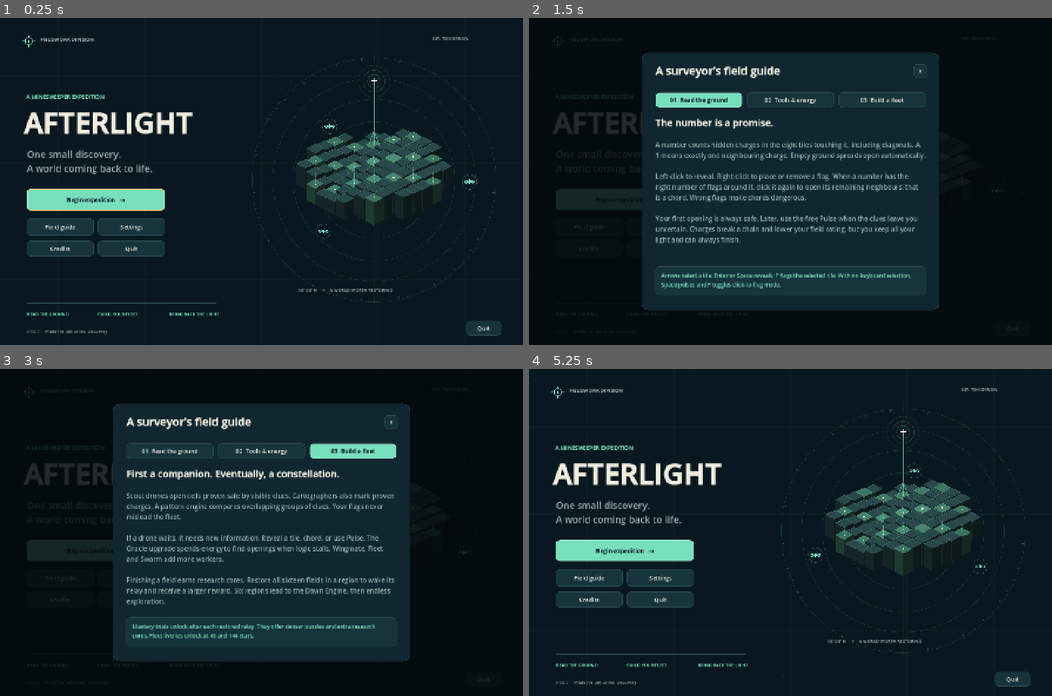
Above: before the commit, frames 1-4 (two rows, left to right).
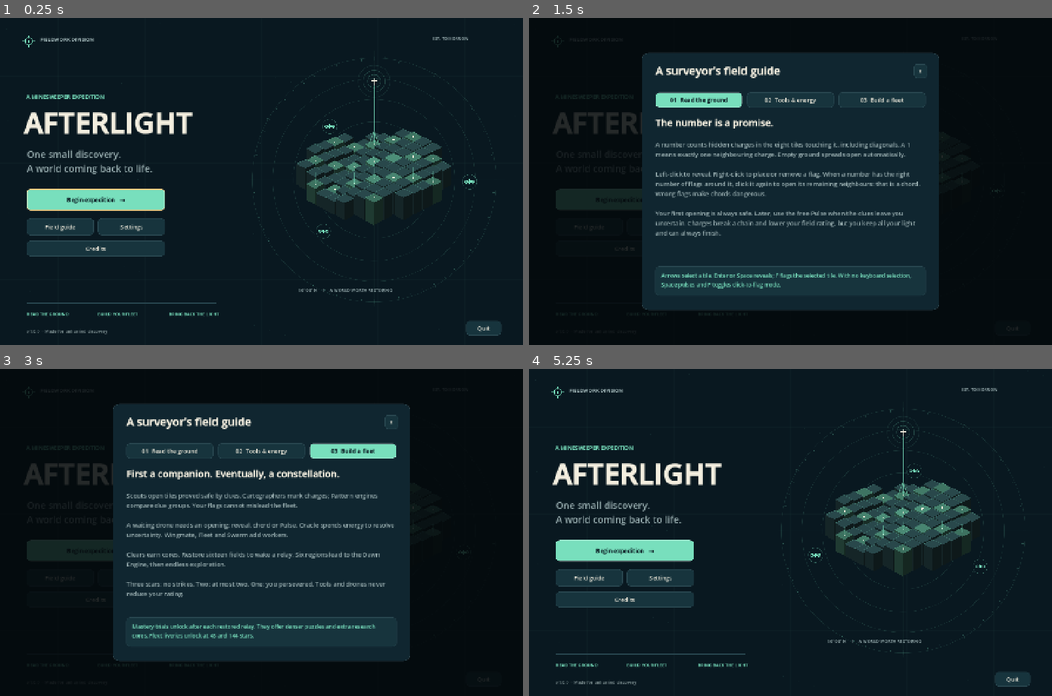
Above: after the commit, the same moments.

Repository: skius/minesweeper-incremental
Game: Godot game, scene res://game/main.tscn
Same seed, same stepped clock (60 frames per second), same inputs: the game is played once before the commit and once after it.
Inputs:
- Up to frame 1 (0.25 s): no input
- Up to frame 2 (1.5 s): click "Field guide" at 0.5 s; click "Credits" at 1.25 s
- Up to frame 3 (3 s): click "01 Read the ground" at 2 s; click "03 Build a fleet" at 2.75 s
- Up to frame 4 (5.25 s): click "Begin expedition →" at 3.5 s; click "Begin expedition →" at 4.25 s; click "×" at 5 s

The runs differ from the first frame. In frame 1, 0.1% of the frame differs, in the area x 9-27%, y 68-73%; in frame 2, 4.9%; in frame 3, 5.0%, in the area x 9-76%, y 37-77%; in frame 4, 0.1%.

Commit message:
Polish final layouts, verify release saves and document native playtesting

Diff:
--- a/game/ui/app.gd
+++ b/game/ui/app.gd
@@ -106,6 +106,7 @@
 	if bold:
 		label.add_theme_font_override("font",font_bold)
 	label.mouse_filter = MOUSE_FILTER_IGNORE
+	label.set_meta("layout_height",rect.size.y)
 	parent.add_child(label)
 	return label
 
@@ -119,6 +120,7 @@
 	label.add_theme_color_override("font_color",color)
 	label.vertical_alignment = VERTICAL_ALIGNMENT_TOP
 	label.mouse_filter = MOUSE_FILTER_IGNORE
+	label.set_meta("layout_height",rect.size.y)
 	parent.add_child(label)
 	return label
 
@@ -211,8 +213,7 @@
 		button(ui,"New expedition",Rect2(74,y+60,184,43),confirm_new_game)
 		button(ui,"Credits",Rect2(270,y+60,184,43),show_credits)
 	else:
-		button(ui,"Credits",Rect2(74,y+62,184,43),show_credits)
-		button(ui,"Quit",Rect2(270,y+62,184,43),quit_game)
+		button(ui,"Credits",Rect2(74,y+62,380,43),show_credits)
 	rule(ui,Vector2(74,785),520)
 	label_at(ui,"READ THE GROUND",Rect2(74,807,190,23),12,Palette.MINT,true)
 	label_at(ui,"BUILD YOUR FLEET",Rect2(269,807,190,23),12,Palette.MINT,true)
@@ -459,11 +460,11 @@
 			if not b.disabled:
 				b.add_theme_stylebox_override("normal",Palette.box(Palette.MINT.darkened(0.78),6,Palette.MINT.darkened(0.35)))
 
-func on_cell(i: int, right: bool) -> void:
+func on_cell(i: int, right: bool, keyboard_reveal: bool = false) -> void:
 	if modal_kind != "" or session.finished:
 		return
 	get_viewport().gui_release_focus()
-	if right or (settings.flag_mode and selected_tool == ""):
+	if right or (settings.flag_mode and selected_tool == "" and not keyboard_reveal):
 		session.flag(i)
 	elif selected_tool != "":
 		if session.use_tool(selected_tool,i):
@@ -593,16 +594,18 @@
 		save_pending = true
 		save_delay = 1.0
 
-func save_game() -> void:
+func save_game() -> bool:
 	if session == null:
-		return
-	if store.write_session(session):
+		return true
+	var success := store.write_session(session)
+	if success:
 		save_status = "All progress saved"
 	else:
 		save_status = "Save needs attention"
 		toast(store.last_error,8)
 	autosave_clock = 0
 	save_pending = false
+	return success
 
 func toast(message: String, duration: float = 3.5) -> void:
 	wipe(toast_layer)
@@ -726,10 +729,10 @@
 		tip = "1 Pulse    2 Crossbeam    3 Horizon    4 Nova    5 Overdrive\nNumbers refer to keyboard shortcuts; tool buttons show their energy cost."
 	else:
 		title = "First a companion. Eventually, a constellation."
-		body = "Scout drones open cells proven safe by visible clues. Cartographers also mark proven charges. A pattern engine compares overlapping groups of clues. Your flags never mislead the fleet.\n\nIf a drone waits, it needs new information. Reveal a tile, chord, or use Pulse. The Oracle upgrade spends energy to find openings when logic stalls. Wingmate, Fleet and Swarm add more workers.\n\nFinishing a field earns research cores. Restore all sixteen fields in a region to wake its relay and receive a larger reward. Six regions lead to the Dawn Engine, then endless exploration.\n\nThree stars: no strikes. Two: at most two. One: you persevered. Equipment does not reduce your rating."
+		body = "Scouts open tiles proved safe by clues. Cartographers mark charges; Pattern engines compare clue groups. Your flags cannot mislead the fleet.\n\nA waiting drone needs an opening: reveal, chord or Pulse. Oracle spends energy to resolve uncertainty. Wingmate, Fleet and Swarm add workers.\n\nClears earn cores. Restore sixteen fields to wake a relay. Six regions lead to the Dawn Engine, then endless exploration.\n\nThree stars: no strikes. Two: at most two. One: you persevered. Tools and drones never reduce your rating."
 		tip = "Mastery trials unlock after each restored relay. They offer denser puzzles and extra research cores. Fleet liveries unlock at 48 and 144 stars."
 	label_at(p,title,Rect2(38,175,745,50),26,Palette.WHITE,true)
-	paragraph(p,body,Rect2(38,240,744,326),18,Palette.MUTED)
+	paragraph(p,body,Rect2(38,240,744,334),17,Palette.MUTED)
 	panel(p,Rect2(38,588,744,81),Palette.PANEL_LIGHT,10)
 	paragraph(p,tip,Rect2(54,602,710,62),15,Palette.MINT)
 
@@ -824,7 +827,7 @@
 func show_credits() -> void:
 	var p := dialog("Made for the small discoveries.",Vector2(750,614),"credits")
 	label_at(p,"AFTERLIGHT",Rect2(38,115,674,60),43,Palette.WHITE,true)
-	paragraph(p,"An original incremental puzzle expedition.\nAll artwork is drawn with geometry. The soundtrack and sound effects are synthesized from oscillators and envelopes. No generated image or audio assets are used.\n\nBuilt with Godot Engine 4.7 (MIT licence). Typography uses Godot's bundled Noto Sans (SIL Open Font License).\n\nInspired by the language of Minesweeper, quiet science fiction, and the pleasure of watching small machines learn.\n\nGame-feel research: Martin Jonasson & Petri Purho's Juice It or Lose It; Jan Willem Nijman's The Art of Screenshake.",Rect2(38,196,674,322),18,Palette.MUTED)
+	paragraph(p,"An original incremental puzzle expedition.\nArt: procedural geometry and cartography.\nMusic and sound: six original scores and oscillator synthesis.\n\nBuilt with Godot Engine 4.7 (MIT licence). Typography uses Godot's bundled Noto Sans (SIL Open Font License).\n\nInspired by quiet science fiction and the pleasure of watching small machines learn.\n\nGame-feel references: Juice It or Lose It, Martin Jonasson & Petri Purho; The Art of Screenshake, Jan Willem Nijman.",Rect2(38,196,674,322),17,Palette.MUTED)
 	button(p,"Engine & library licences",Rect2(38,537,327,44),show_licenses)
 	button(p,"Back to the light",Rect2(385,537,327,44),close_modal,true)
 
@@ -926,7 +929,7 @@
 			board_view.keyboard_cell = n
 		get_viewport().gui_release_focus()
 	elif event.keycode in [KEY_SPACE,KEY_ENTER] and board_view.keyboard_cell >= 0:
-		on_cell(board_view.keyboard_cell,false)
+		on_cell(board_view.keyboard_cell,false,true)
 	elif event.keycode == KEY_SPACE or event.keycode == KEY_1:
 		select_tool("probe")
 	elif event.keycode == KEY_F:
@@ -951,7 +954,13 @@
 		show_pause()
 
 func quit_game() -> void:
-	save_game()
+	if not save_game():
+		var p := dialog("Your save needs attention",Vector2(676,404),"save_error")
+		paragraph(p,store.last_error+"\n\nYour previous save is still available. Stay here to keep the current expedition in memory, or retry after freeing disk space.",Rect2(38,109,600,146),18)
+		button(p,"Stay here",Rect2(38,305,185,53),close_modal,true)
+		button(p,"Retry save",Rect2(243,305,185,53),quit_game)
+		button(p,"Quit without saving",Rect2(448,305,190,53),func(): get_tree().quit())
+		return
 	store.write_settings(settings)
 	if not OS.has_feature("web"):
 		get_tree().quit()
--- a/game/ui/board_view.gd
+++ b/game/ui/board_view.gd
@@ -20,6 +20,9 @@
 var drone_positions: Array[Vector2] = []
 var drone_targets: Array[Vector2] = []
 var font: Font = ThemeDB.fallback_font
+var tile_style := Palette.box(Color.WHITE,6,Palette.EDGE)
+var shadow_style := Palette.box(Color("07151c"),6)
+var frame_style := Palette.box(Palette.PANEL.darkened(0.12),16,Palette.EDGE)
 
 func _ready() -> void:
 	mouse_filter = MOUSE_FILTER_STOP
@@ -96,7 +99,7 @@
 	geometry()
 	var b := session.board
 	var accent := Color(Content.REGIONS[session.region()].color)
-	draw_style_box(Palette.box(Palette.PANEL.darkened(0.12),16,Palette.EDGE),Rect2(Vector2.ZERO,size))
+	draw_style_box(frame_style,Rect2(Vector2.ZERO,size))
 	# Technical registration marks and coordinates frame the tactile tiles.
 	for side in [Vector2(14,14),Vector2(size.x-14,14),Vector2(14,size.y-14),size-Vector2(14,14)]:
 		draw_line(side-Vector2(4,0),side+Vector2(4,0),Palette.MUTED.darkened(0.6),1)
@@ -138,8 +141,10 @@
 			fill = fill.lightened(0.07 if not hovered else 0.13)
 			border = accent if hovered or targets.has(i) else accent.darkened(0.45)
 		if not visible_open and cell != MineBoard.HIT:
-			draw_style_box(Palette.box(Color("07151c"),6),Rect2(rect.position+Vector2(0,3),rect.size))
-		draw_style_box(Palette.box(fill,6,border,1),rect)
+			draw_style_box(shadow_style,Rect2(rect.position+Vector2(0,3),rect.size))
+		tile_style.bg_color = fill
+		tile_style.border_color = border
+		draw_style_box(tile_style,rect)
 		if not visible_open and cell == MineBoard.HIDDEN:
 			draw_line(rect.position+Vector2(7,1),rect.position+Vector2(rect.size.x-7,1),Color("42616a"),1,true)
 			var dot_color := Color("49626a")
--- a/tests/visual_session.gd
+++ b/tests/visual_session.gd
@@ -41,6 +41,8 @@
 
 func shot(name_value: String) -> void:
 	await frames(30)
+	check_layout(app.ui,name_value)
+	check_layout(app.modal,name_value)
 	await RenderingServer.frame_post_draw
 	var image := get_viewport().get_texture().get_image()
 	var path := "res://test_runs/shots/"+name_value+".png"
@@ -55,12 +57,20 @@
 		file.store_string("\n".join(dump))
 		file.close()
 
+func check_layout(node: Node, shot_name: String) -> void:
+	if node is Label and node.has_meta("layout_height") and node.autowrap_mode != TextServer.AUTOWRAP_OFF:
+		check(node.size.y <= float(node.get_meta("layout_height"))+2,"text fits in "+shot_name+": "+node.text.left(35))
+	for child in node.get_children():
+		check_layout(child,shot_name)
+
 func run(root_app: Control) -> void:
 	app = root_app
 	DirAccess.make_dir_recursive_absolute("res://test_runs/shots")
 	# A fresh in-memory profile avoids altering or depending on a previous run.
 	app.session = null
 	app.show_menu()
+	check(absf(app.audio.music_player.stream.get_length()-32.0)<0.01,"procedural music duration survives compression")
+	check(app.audio.music_player.stream.loop_end == 705600,"compressed music loops at the full sample length")
 	await shot("01_menu")
 	await click(Vector2(260,500))
 	check(app.screen == "play","menu button begins expedition")
@@ -91,6 +101,22 @@
 	app.close_modal()
 	app.show_guide()
 	await shot("06_guide")
+	app.show_guide(1)
+	await shot("13_guide_tools")
+	app.show_guide(2)
+	await shot("14_guide_fleet")
+	app.show_credits()
+	await shot("15_credits")
+	app.show_licenses()
+	await shot("16_licences")
+	app.show_settings()
+	# Settings are changed through native GUI input and must persist.
+	await click(Vector2(712,526))
+	check(app.settings.contrast,"high contrast setting toggles")
+	check(app.store.load_settings().contrast,"settings persist immediately")
+	app.settings.contrast = false
+	app.apply_settings()
+	app.store.write_settings(app.settings)
 	app.close_modal()
 	# Focus must not trap board navigation after a workshop purchase.
 	await click(Vector2(1210,398))
@@ -133,6 +159,12 @@
 	app.shop_group = 1
 	app.rebuild_shop()
 	await shot("08_midgame")
+	DisplayServer.window_set_size(Vector2i(960,600))
+	await shot("17_small_window")
+	DisplayServer.window_set_size(Vector2i(1920,1080))
+	await shot("18_widescreen")
+	DisplayServer.window_set_size(Vector2i(1440,900))
+	await frames(10)
 	await click(Vector2(555,821))
 	check(app.selected_tool == "cross","crossbeam selection")
 	await click(app.board_view.position+app.board_view.cell_position(18))
@@ -140,9 +172,34 @@
 	app.show_records()
 	await shot("10_atlas")
 	app.close_modal()
+	app.show_trial(0)
+	await shot("19_trial_briefing")
+	app.close_modal()
+	app.show_region(2)
+	await shot("20_region")
+	app.close_modal()
+	app.capture_report()
+	await frames(10)
+	await shot("21_report")
+	await click(Vector2(710,646))
+	check(app.modal_kind == "","field report saved through GUI")
+	check(DirAccess.dir_exists_absolute(app.store.path("reports")),"local report directory exists")
+	app.close_modal()
 	app.save_game()
 	var restored: GameSession = app.store.load_session()
 	check(restored != null and restored.board.cells == app.session.board.cells,"native mid-board save")
+	# A failed save must not silently close the game and discard current work.
+	var original_directory: String = app.store.directory
+	var blocker_path: String = app.store.path("blocked_directory")
+	var blocker := FileAccess.open(blocker_path,FileAccess.WRITE)
+	blocker.store_string("This is a test file, not a directory.")
+	blocker.close()
+	app.store.directory = blocker_path+"/"
+	app.quit_game()
+	check(app.modal_kind == "save_error","failed-save quit keeps game open")
+	await shot("22_save_recovery")
+	app.store.directory = original_directory
+	app.close_modal()
 	# Late-game fixture with all equipment and eight solver drones.
 	app.session.index = 88
 	app.session.credits = 14382
@@ -156,6 +213,19 @@
 	await click(app.board_view.position+app.board_view.cell_position(86))
 	await frames(180)
 	await shot("11_swarm")
+	var sample_times: Array[float] = []
+	var process_times: Array[float] = []
+	for _frame in range(180):
+		var start := Time.get_ticks_usec()
+		await get_tree().process_frame
+		sample_times.append(float(Time.get_ticks_usec()-start)/1000.0)
+		process_times.append(Performance.get_monitor(Performance.TIME_PROCESS)*1000)
+	sample_times.sort()
+	process_times.sort()
+	var performance := {"frames":180,"uncapped_frame_p50_ms":sample_times[90],"uncapped_frame_p95_ms":sample_times[171],"process_p95_ms":process_times[171],"static_memory_mb":Performance.get_monitor(Performance.MEMORY_STATIC)/1048576.0,"draw_calls":Performance.get_monitor(Performance.RENDER_TOTAL_DRAW_CALLS_IN_FRAME)}
+	var performance_file := FileAccess.open("res://test_runs/performance.json",FileAccess.WRITE)
+	performance_file.store_string(JSON.stringify(performance,"  "))
+	performance_file.close()
 	app.session.index = 95
 	app.session.start_board()
 	app.session.events.clear()
Not shown, added: docs/PLAYER_README.txt
Binary file added: docs/screenshots/afterlight.png
Binary file added: docs/screenshots/fieldwork.png
Not shown, changed: README.md
Not shown, changed: docs/DESIGN.md
Not shown, changed: docs/QA.md
Not shown, changed: docs/STATUS.md
Not shown, changed: docs/TESTING.md
Not shown, changed: tools/export.ps1
Not shown, changed: tools/hidden_run.py
Not shown, changed: tools/run.ps1
